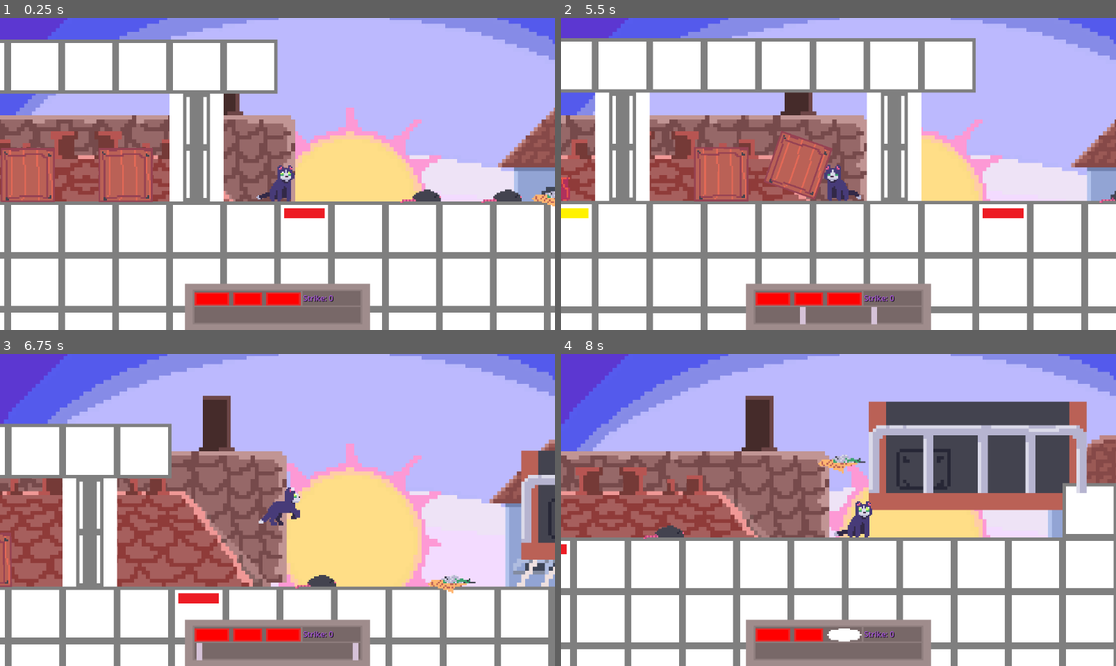
Above: before the commit, frames 1-4 (two rows, left to right).
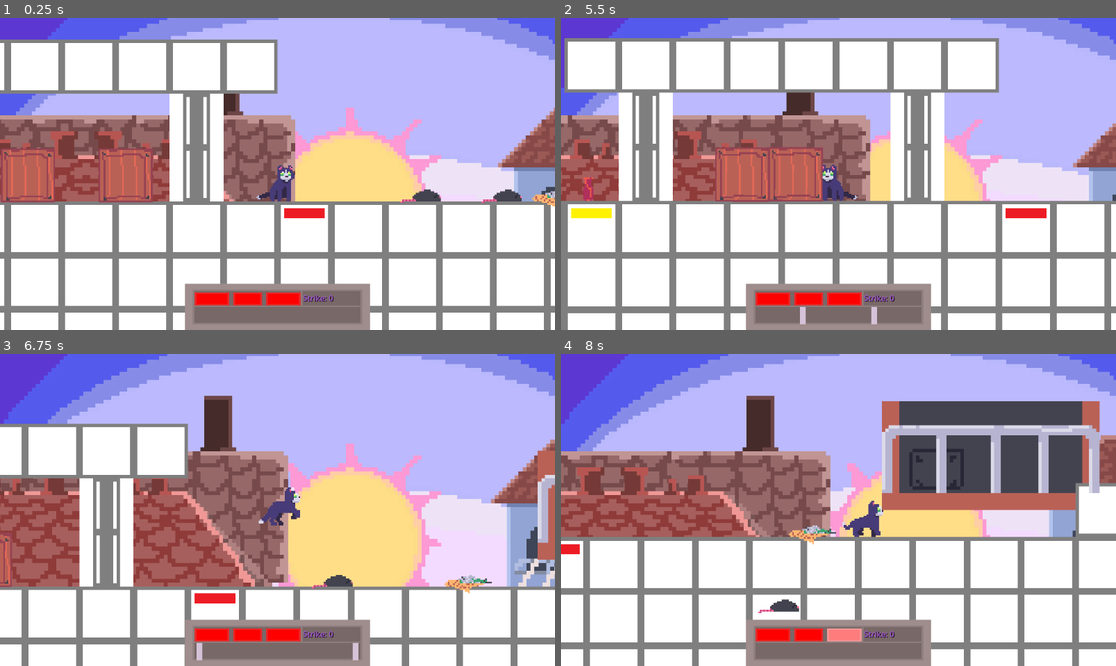
Above: after the commit, the same moments.

Repository: Arbusic324/CatAdventure
Game: Godot game, scene res://levels/world.tscn
Same seed, same stepped clock (60 frames per second), same inputs: the game is played once before the commit and once after it.
Inputs:
- Up to frame 1 (0.25 s): no input
- Up to frame 2 (5.5 s): tap Enter (ui_accept) at 0.5, 0.77, 1.52, 3.02, 3.77, 4.52 s; hold Right (ui_right) 0.53-1.28 s; tap Z (attack_logic_int) at 0.6, 1.55, 2.3, 3.05, 3.6, 4.55, 5.1 s; hold Left (ui_left) 1.28-2.03 s; tap N (Ritm_Stop) at 1.35 s; hold Right (ui_right) 2.03-2.78 s; tap M (Ritm_start) at 2.1 s; hold Up (ui_up) 2.78-3.53 s; tap O (Take_damage) at 2.85 s; hold Left (ui_left) from 3.53 s (still down); tap Q (interaction) at 4.35 s
- Up to frame 3 (6.75 s): release Left (ui_left) at 5.78 s; hold Right (ui_right) 5.78-6.53 s; tap N (Ritm_Stop) at 5.85 s; tap Enter (ui_accept) at 6.02 s; tap Z (attack_logic_int) at 6.05 s; hold Up (ui_up) from 6.53 s (still down); tap M (Ritm_start) at 6.6 s
- Up to frame 4 (8 s): tap Enter (ui_accept) at 6.77, 7.52 s; tap Z (attack_logic_int) at 6.8, 7.55 s; release Up (ui_up) at 7.28 s; hold Right (ui_right) from 7.28 s (still down); tap O (Take_damage) at 7.35 s

The runs differ from the first frame. In frame 1, 0.2% of the frame differs, in the area x 0-28%, y 41-59%; in frame 2, 26%, in the area x 0-100%, y 6-100%; in frame 3, 15%; in frame 4, 17%.

Commit message:
fix korobki

Diff:
--- a/levels/logic_create.gd
+++ b/levels/logic_create.gd
@@ -4,13 +4,9 @@
 func _on_area_2d_area_entered(area):
 	if colide:
 		linear_velocity.x = power_push
-		print("levo")
 func _on_done_area_area_entered(area):
 	if colide:
 		linear_velocity.x = -1 * power_push
-		print("pravo")
-
-
 func _on_area_detector_player_body_entered(body:CharacterBody2D):
 	colide = true
 func _on_area_detector_player_body_exited(body:CharacterBody2D):
--- a/levels/world.tscn
+++ b/levels/world.tscn
@@ -139,10 +139,11 @@
 number_platform = 5
 
 [node name="logic_create" parent="." instance=ExtResource("11_lk44n")]
+position = Vector2(307, -41)
 
 [node name="logic_create2" parent="." instance=ExtResource("11_lk44n")]
-position = Vector2(278, -40)
-power_push = 300
+position = Vector2(278, -41)
+power_push = 400
 
 [connection signal="Flip_h" from="Player_cat" to="new_checkpoint" method="_on_player_cat_flip_h"]
 [connection signal="Flip_h__" from="Player_cat" to="new_checkpoint" method="_on_player_cat_flip_h__"]
--- a/scenes/logic_create.tscn
+++ b/scenes/logic_create.tscn
@@ -10,10 +10,11 @@
 size = Vector2(16, 16)
 
 [sub_resource type="RectangleShape2D" id="RectangleShape2D_jr38g"]
-size = Vector2(28, 16)
+size = Vector2(22, 22)
 
 [node name="logic_create" type="RigidBody2D"]
 position = Vector2(307, -40)
+mass = 2.0
 can_sleep = false
 script = ExtResource("1_iyxsh")
 power_push = 200
--- a/scenes/player_cat.tscn
+++ b/scenes/player_cat.tscn
@@ -712,7 +712,6 @@
 texture = ExtResource("9_kown4")
 hframes = 2
 vframes = 3
-frame = 1
 
 [node name="AnimationPlayer" type="AnimationPlayer" parent="quality_tap/quality_text"]
 libraries = {
@@ -751,7 +750,7 @@
 one_shot = true
 
 [node name="time_int_attack_logic" type="Timer" parent="attack_logic_controller"]
-wait_time = 0.05
+wait_time = 0.1
 one_shot = true
 
 [connection signal="Flip_h" from="." to="Animation_cringe" method="_on_player_cat_flip_h"]
--- a/scripts/Player_cat.gd
+++ b/scripts/Player_cat.gd
@@ -85,8 +85,8 @@
 func _physics_process(delta):
 	if can_make_attack_logic:
 		if Input.is_action_just_pressed("attack_logic_int"):
+			attack_logic_int(x_input_uv)
 			can_make_attack_logic = false
-			attack_logic_int(x_input_uv)
 	if can_make_checkpoint and Input.is_action_just_pressed("RESET") and HP > 0:
 		checkpoint_number +=1
 		if checkpoint_number > 0:
--- a/scripts/trap_slow.gd
+++ b/scripts/trap_slow.gd
@@ -1,8 +1,8 @@
 extends Node2D
 signal touched_slow_trap
 signal no_touched_slow_trap
-func _on_area_2d_body_entered(body: PhysicsBody2D):
+func _on_area_2d_body_entered(body: CharacterBody2D):
 	emit_signal("touched_slow_trap")
 
-func _on_area_2d_body_exited(body: PhysicsBody2D):
+func _on_area_2d_body_exited(body: CharacterBody2D):
 	emit_signal("no_touched_slow_trap")
